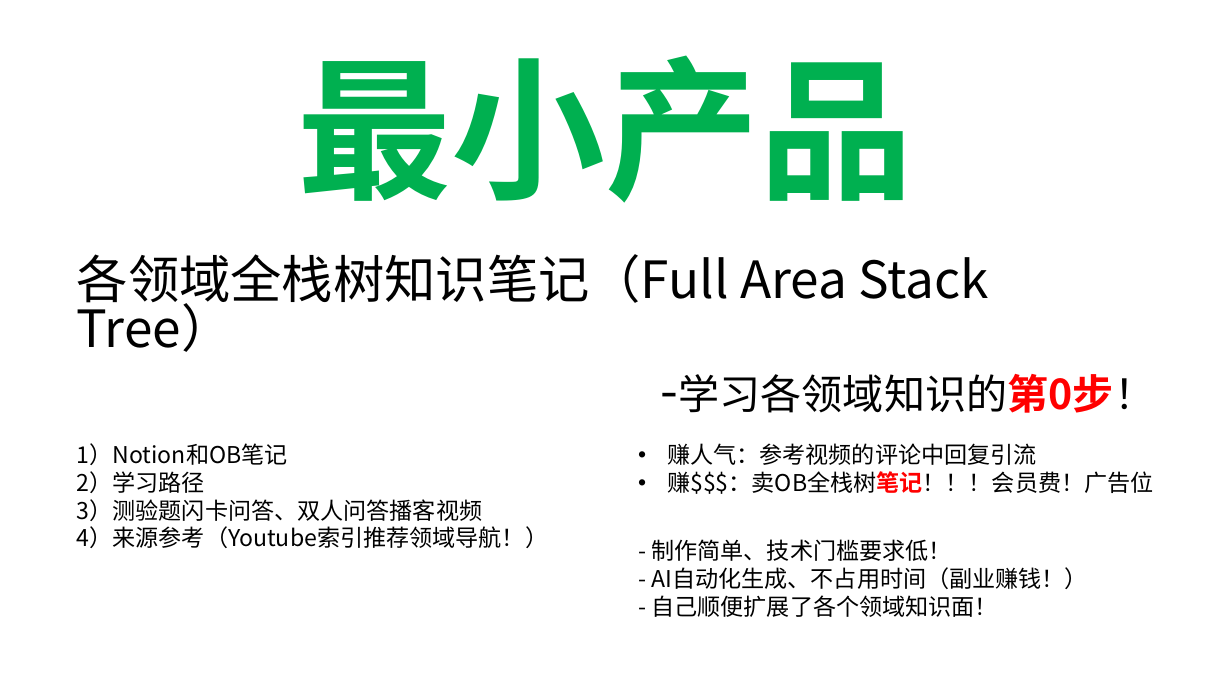
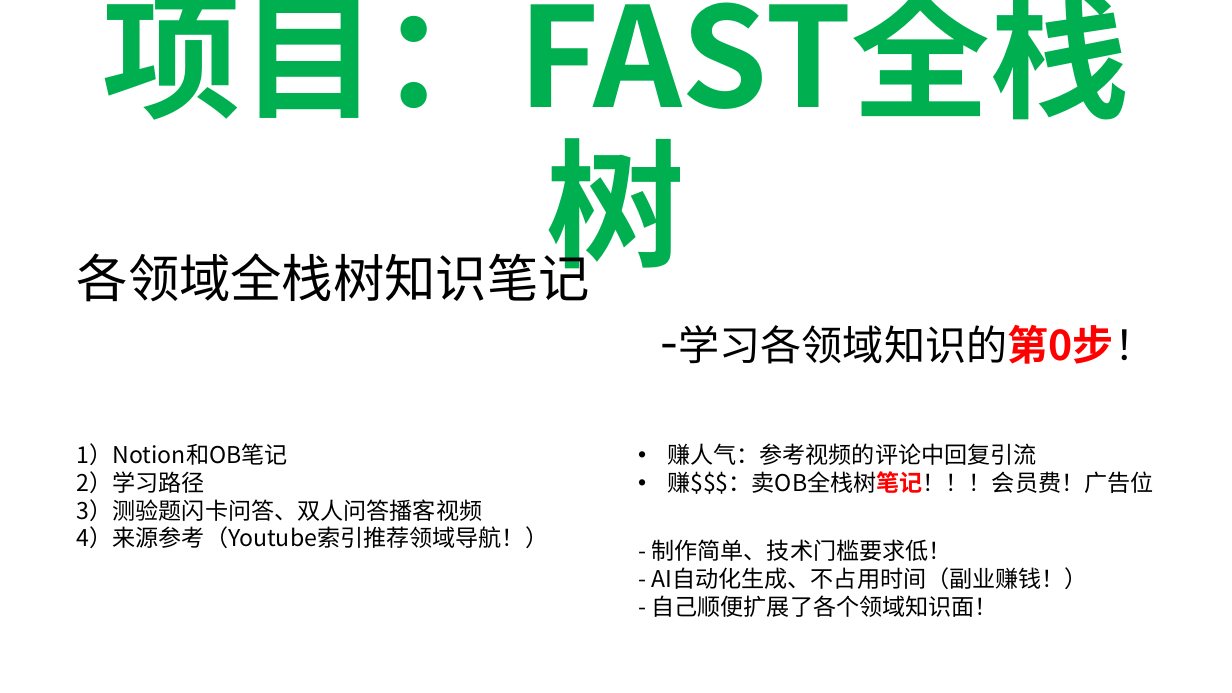
Before and after one commit to aistudybar/ob-OnePersonCompany, a slide deck: slide 14 of _attachment/一人公司（OPC）.pptx (slide 13 before the commit). Drawn at 1232x693 pixels with LibreOffice and Linux fonts; fonts in the diff are those of the drawing. Boxes give left, top, right and bottom in pixels: in the first picture for what was removed or moved away, otherwise in the second. Text is boxed around its words. In the diff, an @@ line names an element or a change of style, - is before the commit and + after.

Commit message:
typo

```diff
--- a/_attachment/一人公司（OPC）.pptx
+++ b/_attachment/一人公司（OPC）.pptx
@@ title at box(102, 0, 1129, 141): text changed; size 120 to 108 pt @@
-最小产品
+项目：FAST全栈树
@@ subtitle "各领域全栈树知识笔记": place and size @@
-subtitle "各领域全栈树知识笔记" at box(77, 254, 1155, 413)
+subtitle "各领域全栈树知识笔记" at box(77, 245, 1155, 364)
@@ subtitle at box(77, 245, 590, 302): text changed @@
-各领域全栈树知识笔记（Full Area Stack Tree）
+各领域全栈树知识笔记
```
Also in this commit, not shown: 1 slide added.
